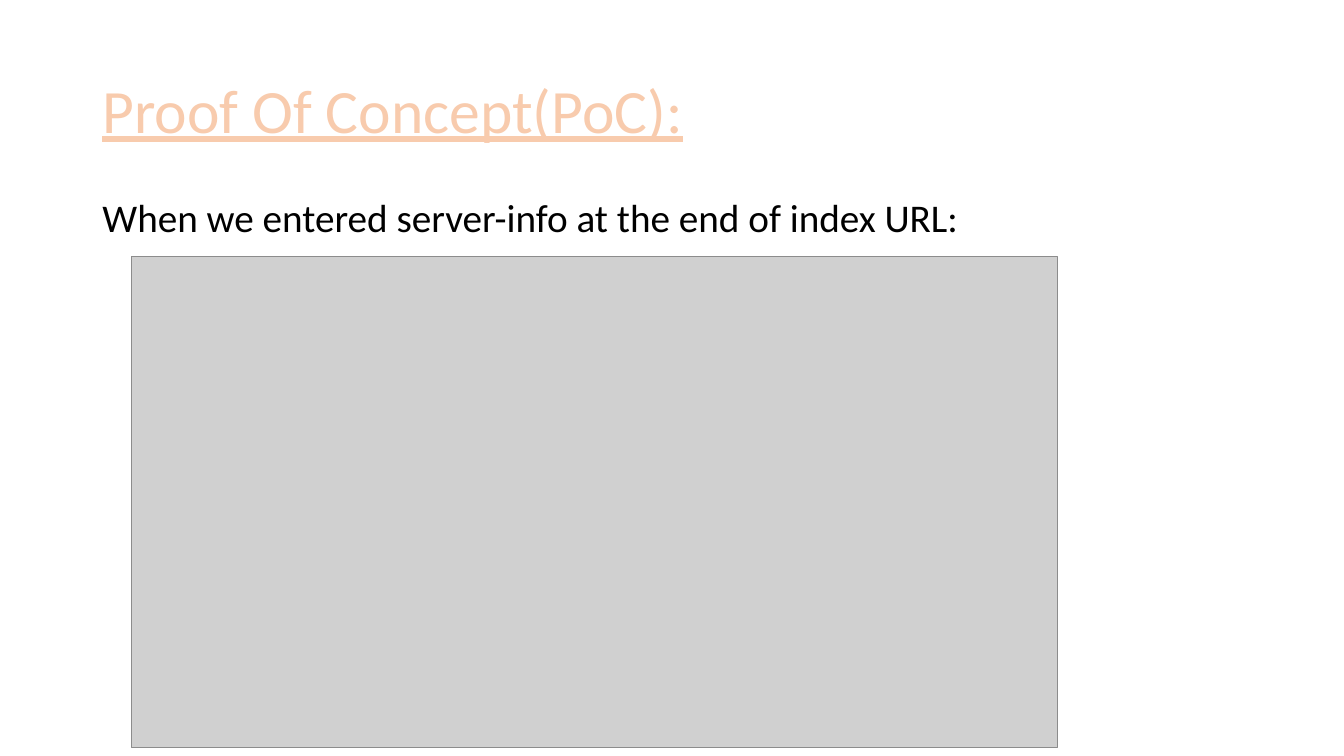
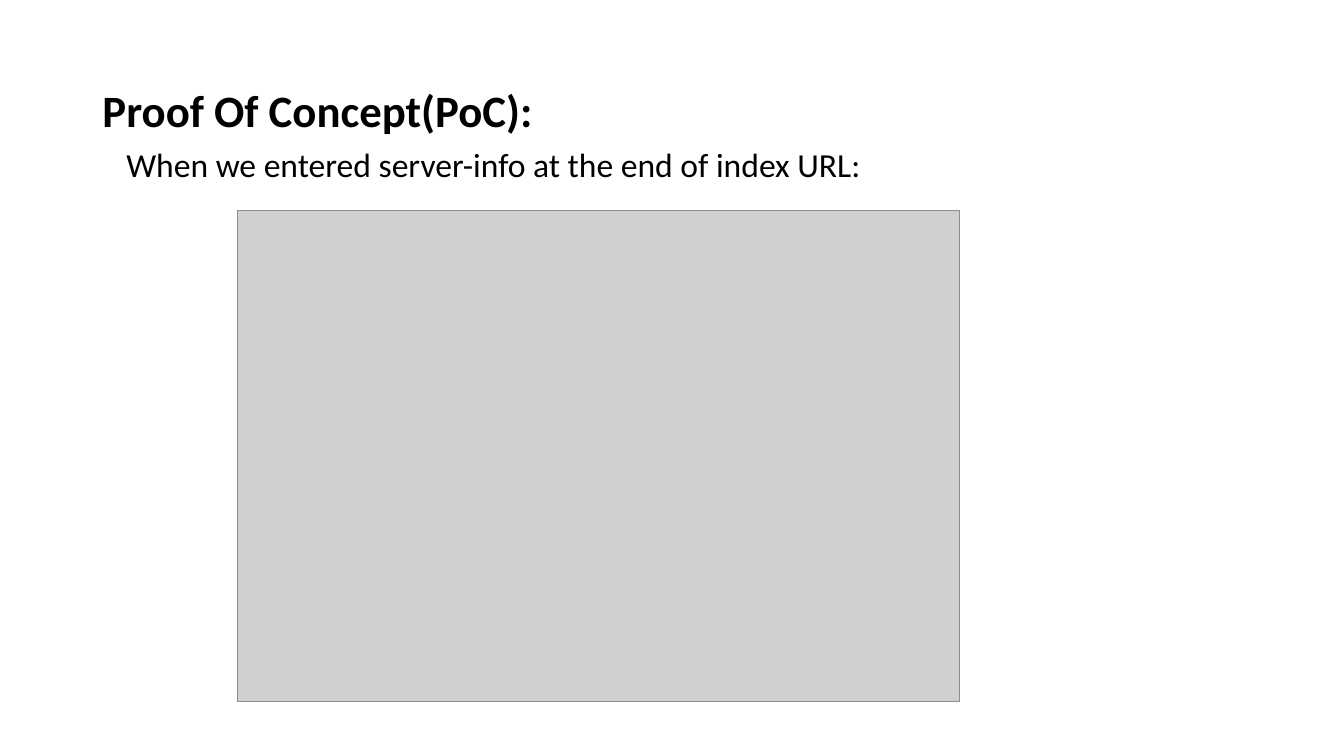
Before and after one commit to RocktimRajkumar/CEH-hack-a-thon, a slide deck: slide 113 of reports/Lifestyle Store/LifeStyle Store Application Reports.pptx. Drawn at 1344x756 pixels with LibreOffice and Linux fonts; fonts in the diff are those of the drawing; grey boxes stand for pictures. Boxes give left, top, right and bottom in pixels: in the first picture for what was removed or moved away, otherwise in the second. Text is boxed around its words. In the diff, an @@ line names an element or a change of style, - is before the commit and + after.

```diff
--- a/reports/Lifestyle Store/LifeStyle Store Application Reports.pptx
+++ b/reports/Lifestyle Store/LifeStyle Store Application Reports.pptx
@@ title "Proof Of Concept(PoC):" at (102, 94, 533, 134): size 44 to 32 pt, text colour #F8CBAD to #000000, letter outline #ED7D31 1.75 pt to none, bold on, underline off @@
@@ text "When we entered server-info at ...": place and size @@
-text "When we entered server-info at ..." at (102, 204, 958, 233)
+text "When we entered server-info at ..." at (126, 153, 860, 178)
@@ text "When we entered server-info at ..." at (126, 153, 860, 178): size 28 to 24 pt; line spacing 0.7 to 0.9 @@
@@ picture: place and size @@
-picture at (132, 257, 1058, 748)
+picture at (238, 211, 960, 702)
```
Also in this commit, not shown: 10 other slides changed.
